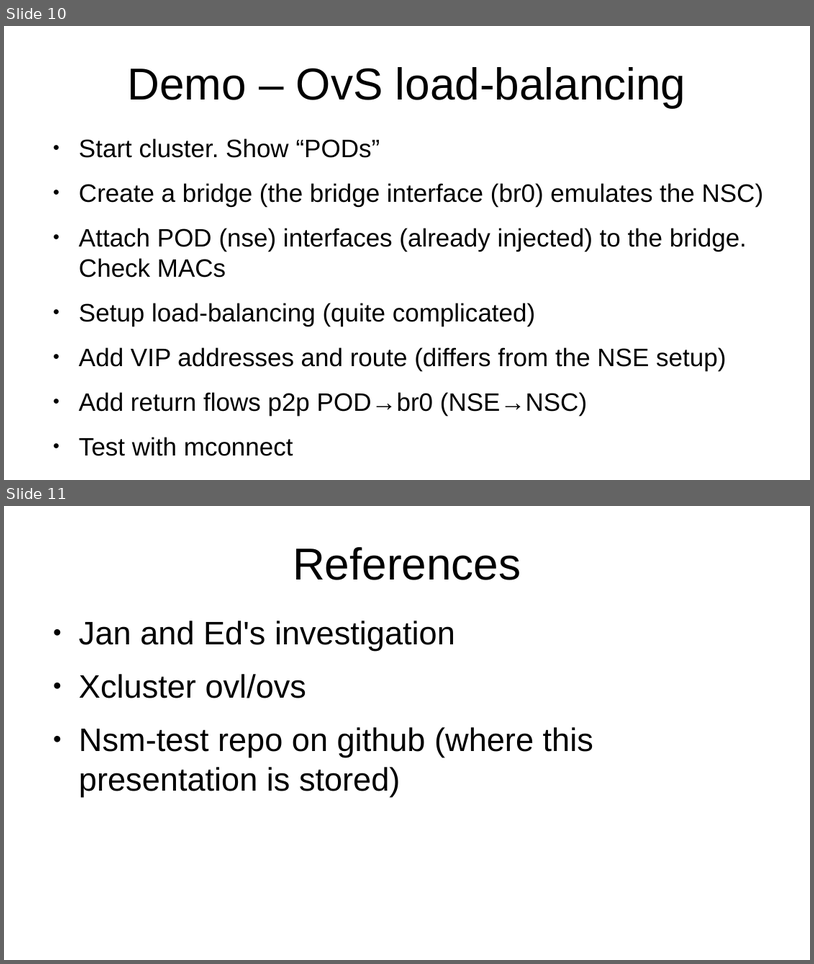
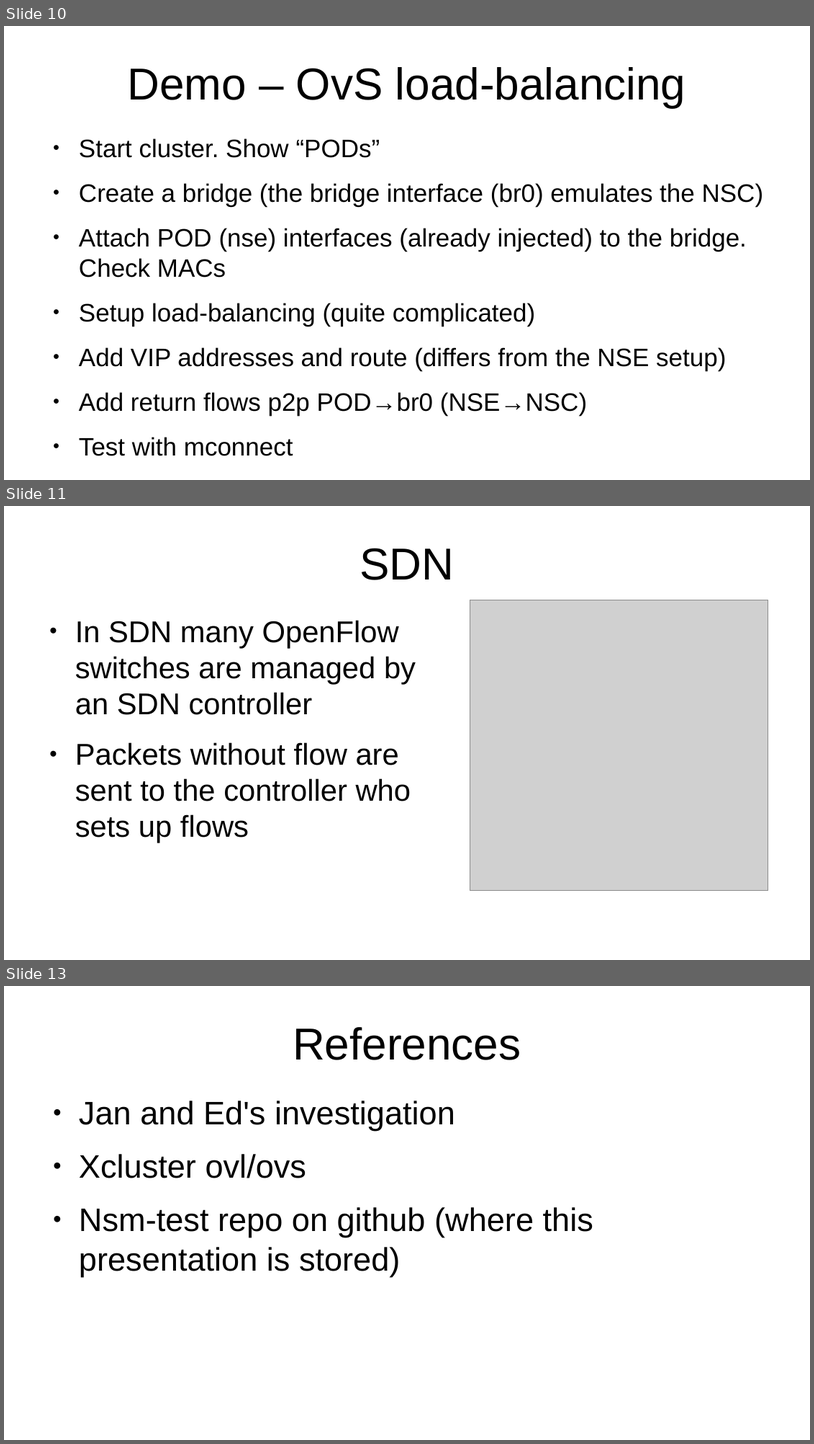
Before and after one commit to Nordix/nsm-test, a slide deck: doc/ovs-nsm-p2mp.odp. Shown one above the other, each under a label of ours: slides 10 and 11 before the commit, slides 10, 11 and 13 after it; the slides between them are not shown. The pictures are 814x964 and 814x1444 pixels, drawn with LibreOffice and Linux fonts; fonts in the diff are those of the drawing; grey boxes stand for pictures. Boxes give left, top, right and bottom in pixels: in the first picture for what was removed or moved away, otherwise in the second. Text is boxed around its words. In the diff, an @@ line names an element or a change of style, - is before the commit and + after.

```diff
--- a/doc/ovs-nsm-p2mp.odp
+++ b/doc/ovs-nsm-p2mp.odp
@@ slide 11 added at [4, 506, 810, 960], background #FFFFFF @@
@@ title added at [360, 548, 454, 580], 44 pt, text #000000 @@
+SDN
@@ picture added at [470, 600, 769, 890] @@
@@ text added at [75, 620, 416, 843], 29.6 pt, text #000000 @@
+● In SDN many OpenFlow switches are managed by an SDN controller
+● Packets without flow are sent to the controller who sets up flows
@@ what was slide 11 is now slide 13 @@
```
Also in this commit, not shown: 2 slides changed, 1 other slide added, 2 other files.
